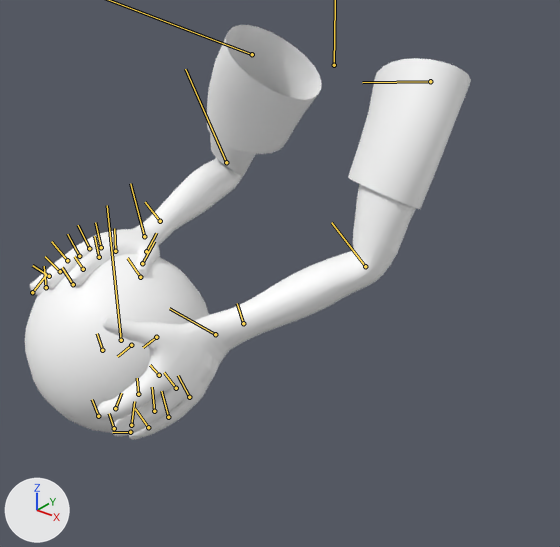
Renders of the FBX model Assets/Characters/Hobbit/Hobbit.fbx from each side of a commit.
Rendered twice from a 50 mm camera at (0.554, -0.799, 0.996) aimed at (0.012, -0.122, 0.576). The lights are fixed; the arrows at lower left show +X, +Y and +Z. Both versions are drawn at frame 131 of the action 'dribbleTransDrop'; the numbers are the values there. The bones that bend it are drawn over the model as lines.

The first picture shows 'arms', 'basketball'.
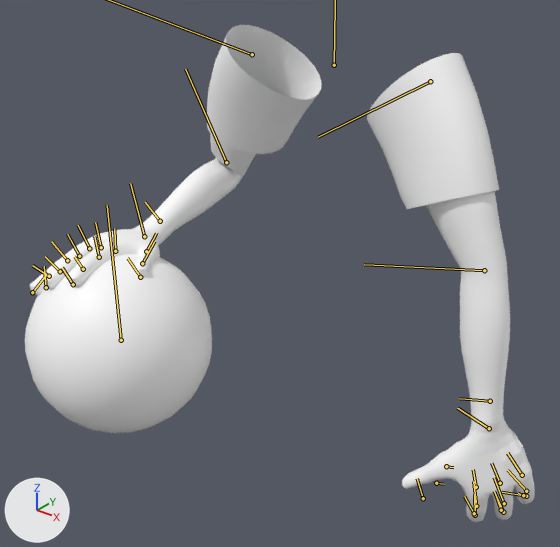
Location of each change, [x1, y1, x2, y2] in pixels of the pictures (560 x 547 px):
'arms', posed (14% wider, 20% taller): before [30, 25, 471, 440]; after [30, 25, 535, 522]
bone 'H_R_BIND_Arm_JNT', root to tip: before (430, 81) to (362, 82); after (430, 81) to (318, 137)
bone 'H_R_BIND_Elbow_JNT', root to tip: before (365, 266) to (331, 222); after (484, 270) to (364, 264)
bone 'H_R_Hand_JNT', root to tip: before (215, 334) to (169, 308); after (489, 428) to (457, 408)
bone 'H_R_Middle02_JNT', root to tip: before (131, 425) to (134, 401); after (503, 512) to (494, 491)
bone 'H_R_Index00_JNT', root to tip: before (159, 375) to (150, 365); after (476, 487) to (473, 469)
bone 'H_R_Index01_JNT', root to tip: before (138, 394) to (137, 378); after (476, 506) to (473, 481)

The change, as a list of edits to the scene's bpy script:
```text
Change bone_h_r_bind_arm_jnt:
    where bone_h_r_bind_arm_jnt = bpy.data.objects['Master'].pose.bones['H_R_BIND_Arm_JNT']  # child of 'Arms_ROOT_JNT'
    bone_h_r_bind_arm_jnt.rotation_quaternion: (0.83, -0.163, 0.345, -0.407) -> (0.963, -0.063, 0.089, -0.247)  # degrees (-38, 26, -61) -> degrees (-10, 8, -29)
Change bone_h_r_bind_elbow_jnt:
    where bone_h_r_bind_elbow_jnt = bpy.data.objects['Master'].pose.bones['H_R_BIND_Elbow_JNT']  # child of 'H_R_BIND_Arm_JNT'
    bone_h_r_bind_elbow_jnt.rotation_quaternion: (0.909, 0.015, 0.414, -0.057) -> (0.984, 0.142, 0.029, -0.107)  # degrees (-2, 49, -8) -> degrees (16, 5, -12)
Change bone_h_r_hand_jnt:
    where bone_h_r_hand_jnt = bpy.data.objects['Master'].pose.bones['H_R_Hand_JNT']  # child of 'H_R_BIND_Wrist_JNT'
    bone_h_r_hand_jnt.rotation_quaternion: (0.946, 0.185, -0.074, 0.254) -> (0.874, -0.414, -0.08, 0.242)  # degrees (19, -14, 28) -> degrees (-50, 4, 29)
Change bone_h_r_middle02_jnt:
    where bone_h_r_middle02_jnt = bpy.data.objects['Master'].pose.bones['H_R_Middle02_JNT']  # child of 'H_R_Middle01_JNT'
    bone_h_r_middle02_jnt.rotation_quaternion: (0.997, -0.002, -0.011, -0.072) -> (0.996, -0.003, -0.014, -0.092)  # degrees (0, -1, -8) -> degrees (0, -2, -11)
Change bone_h_r_index00_jnt:
    where bone_h_r_index00_jnt = bpy.data.objects['Master'].pose.bones['H_R_Index00_JNT']  # child of 'H_R_Hand_JNT'
    bone_h_r_index00_jnt.rotation_quaternion: (0.996, 0.007, 0.002, -0.093) -> (0.992, 0.01, 0.003, -0.13)  # degrees (1, 0, -11) -> degrees (1, 0, -15)
Change bone_h_r_index01_jnt:
    where bone_h_r_index01_jnt = bpy.data.objects['Master'].pose.bones['H_R_Index01_JNT']  # child of 'H_R_Index00_JNT'
    bone_h_r_index01_jnt.rotation_quaternion: (0.995, 0.004, 0.004, -0.1) -> (0.99, 0.006, 0.006, -0.14)  # degrees (0, 1, -11) -> degrees (1, 1, -16)
```
